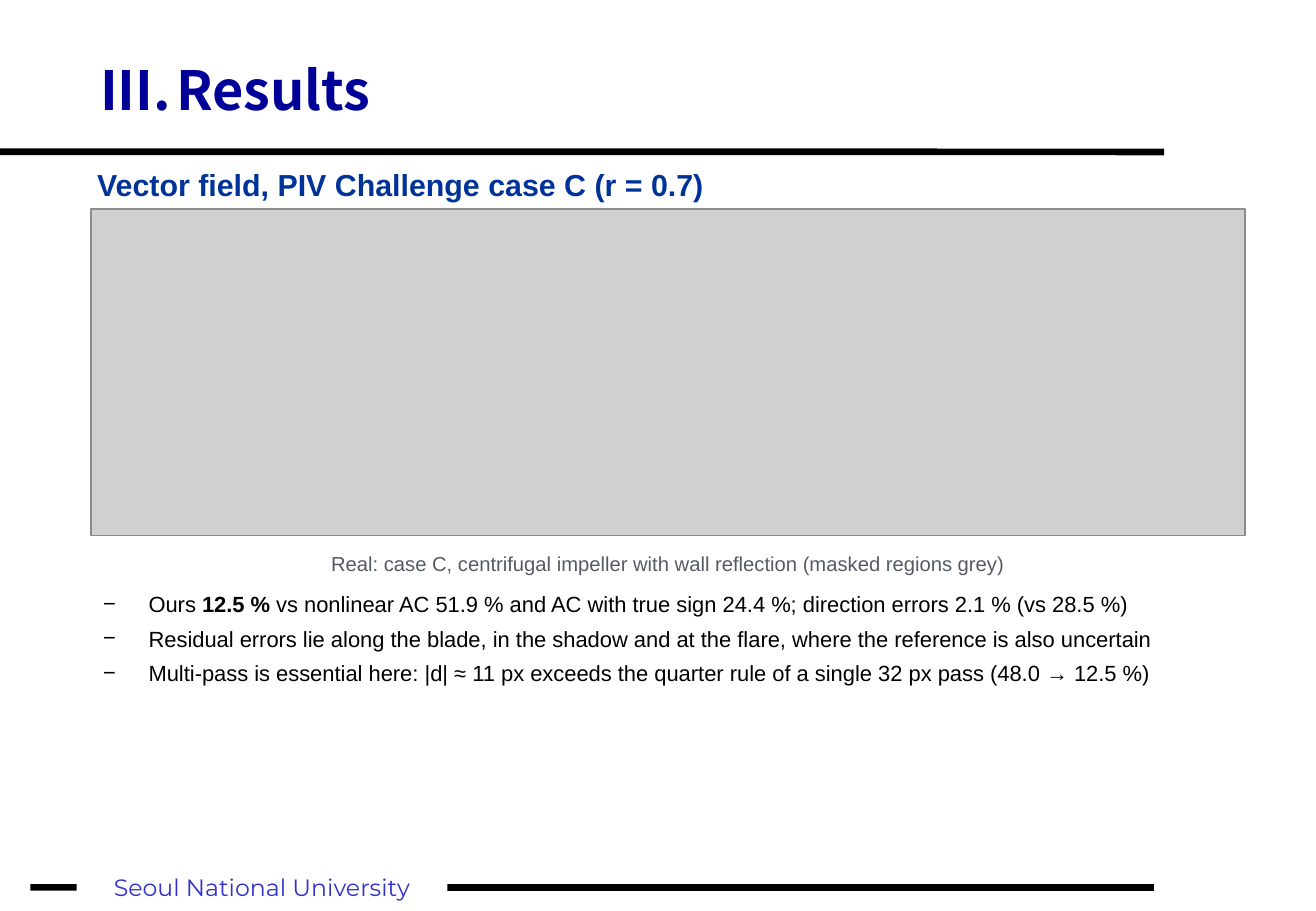
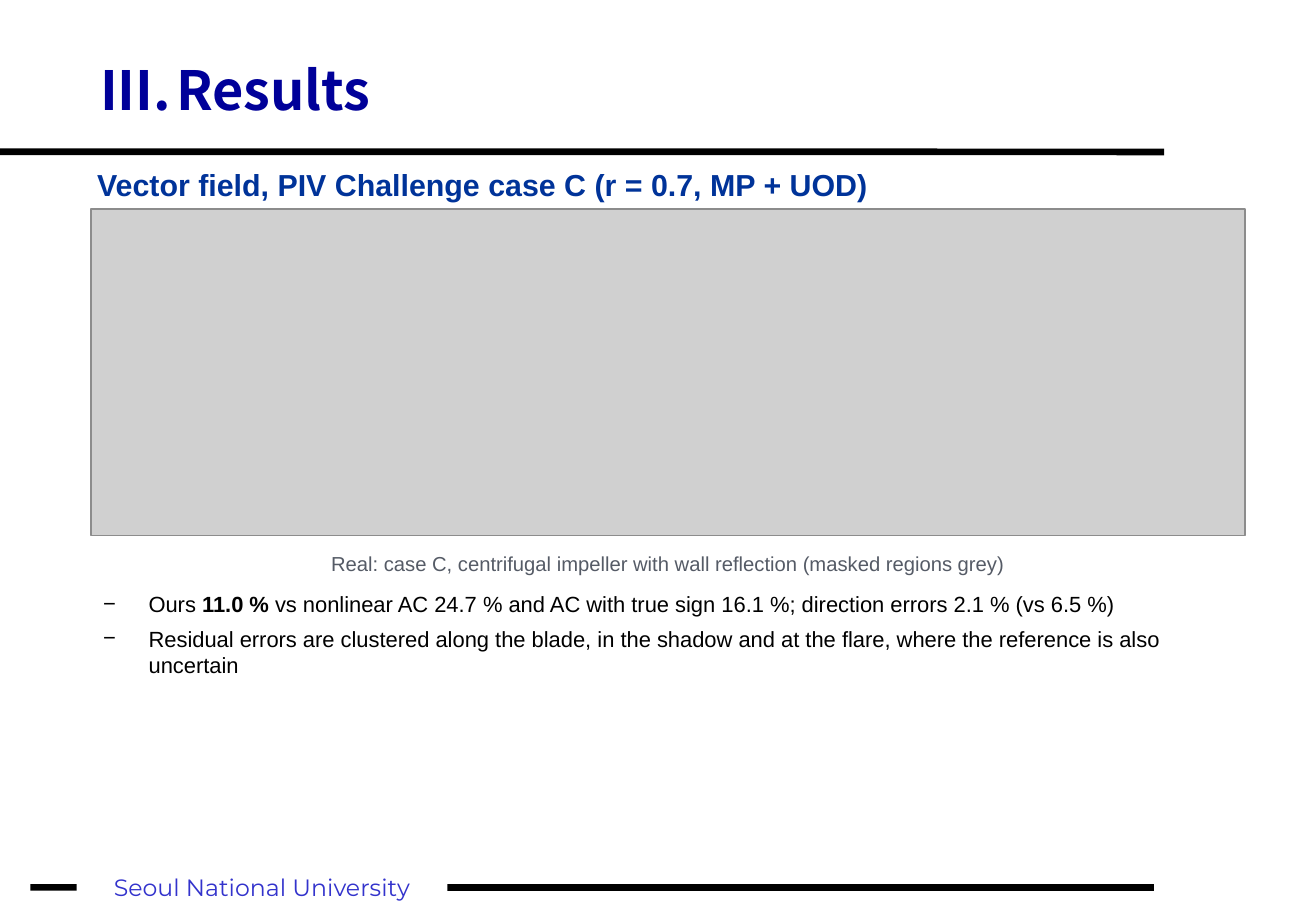
Before and after one commit to fosherrat/piv_termproject, a slide deck: slide 21 of presentation/PIV_term_project.pptx (slide 18 before the commit). Drawn at 1316x911 pixels with LibreOffice and Linux fonts; fonts in the diff are those of the drawing; grey boxes stand for pictures. Boxes give left, top, right and bottom in pixels: in the first picture for what was removed or moved away, otherwise in the second. Text is boxed around its words. In the diff, an @@ line names an element or a change of style, - is before the commit and + after.

```diff
--- a/presentation/PIV_term_project.pptx
+++ b/presentation/PIV_term_project.pptx
@@ text at box(97, 174, 868, 202): text changed @@
-Vector field, PIV Challenge case C (r = 0.7)
+Vector field, PIV Challenge case C (r = 0.7, MP + UOD)
@@ text at box(149, 596, 1159, 674): text changed @@
-− Ours 12.5 % vs nonlinear AC 51.9 % and AC with true sign 24.4 %; direction errors 2.1 % (vs 28.5 %)
-− Residual errors lie along the blade, in the shadow and at the flare, where the reference is also uncertain
-− Multi-pass is essential here: |d| ≈ 11 px exceeds the quarter rule of a single 32 px pass (48.0 → 12.5 %)
+− Ours 11.0 % vs nonlinear AC 24.7 % and AC with true sign 16.1 %; direction errors 2.1 % (vs 6.5 %)
+− Residual errors are clustered along the blade, in the shadow and at the flare, where the reference is also uncertain
```
Also in this commit, not shown: 10 other slides changed, 5 slides added, 2 slides removed, 8 other files.
